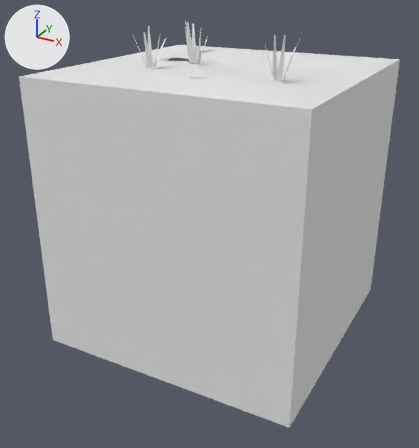
An edit to the FBX model Assets/Tiles/Blend/Blend Grass Dark 4.fbx, drawn before and after from the same camera.
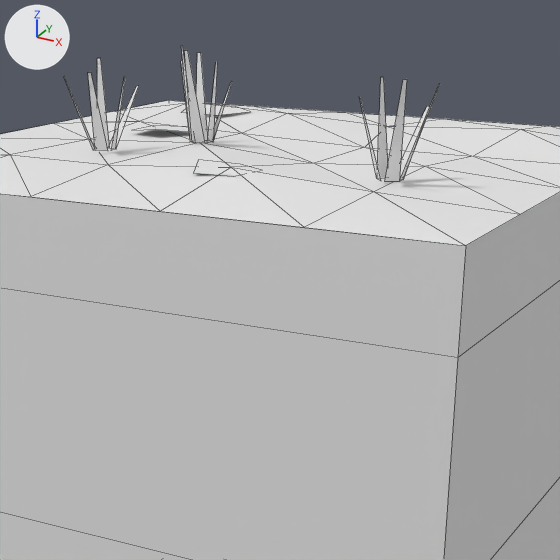
Each version appears first whole from a 50 mm lens placed at (1.94, -3.78, 1.69), pointed at (-0.04, -0.17, -0.11), and next in a close-up on the part from 25% to 84% of the width and 0% to 56% of the height. The axes (+X, +Y, +Z) are drawn at upper left. The lights are the same throughout. The last two pictures show the newer version. The close-ups show mesh edges as thin lines. Where no turn or scale is listed for an object, it has been applied to the vertices. Vertices at exactly the same position are counted once.

The scene before the commit, as lines of its bpy script (objects in view):
```python
me_blend_grass_dark_4 = bpy.data.meshes.new('Blend Grass Dark 4')
me_blend_grass_dark_4.from_pydata(...)  # 127 vertices, 82 faces; spans x -1.0..1.0, y -1.0..1.0, z -1.0..1.37
me_blend_grass_dark_4.materials.append(mat_tileworld_tiles)  # its picture is missing
ob_blend_grass_dark_4 = bpy.data.objects.new('Blend Grass Dark 4', me_blend_grass_dark_4)
ob_blend_grass_dark_4.location = (0.0, 0.0, 0.0)
```
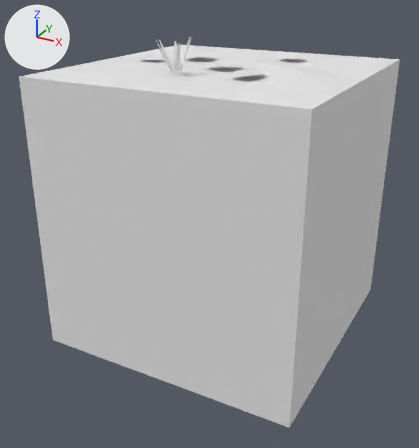
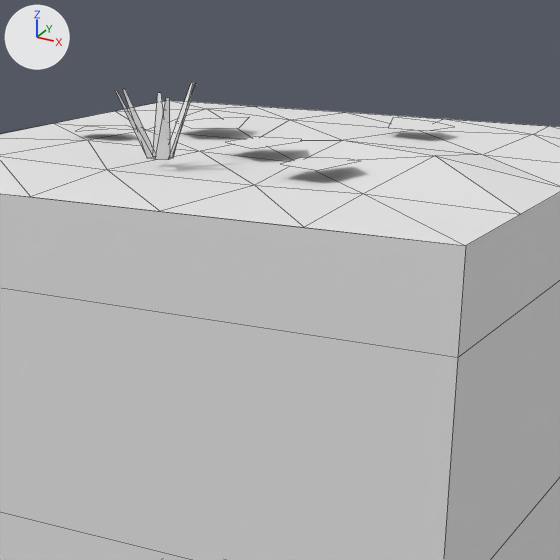
Changed parts and their boxes [x1, y1, x2, y2] in the close-ups (560 x 560 px; the box of a moved part takes in the faces that stretch with it):
'Blend Grass Dark 4', reshaped: before [0, 46, 560, 560]; after [0, 83, 560, 560]
part 1 of me_blend_grass_dark_4, moved or reshaped: before [136, 126, 189, 132]; after [388, 117, 453, 131]
part 2 of me_blend_grass_dark_4, deleted: before [64, 77, 440, 182]
part 3 of me_blend_grass_dark_4, moved or reshaped: before [0, 46, 560, 245]; after [0, 83, 560, 245]

The change in detail:
me_blend_grass_dark_4 is used by ob_blend_grass_dark_4; location (0.0, 0.0, 0.0).
me_blend_grass_dark_4 had 127 vertices, 82 faces and spanned x -1.0..1.0, y -1.0..1.0, z -1.0..1.37.
me_blend_grass_dark_4 now has 97 vertices, 74 faces and spans x -1.0..1.0, y -1.0..1.0, z -1.0..1.3.
me_blend_grass_dark_4 part 1: the loose piece of 5 vertices spanning x -0.47..-0.27, y -0.13..0.07, z 1.09..1.11 is turned -126.7 degrees about the z axis through its middle and scaled by 1.08, then moved by (0.68, 0.49, 0.0).
me_blend_grass_dark_4 part 2: 8 loose pieces with 33 vertices, spanning x -0.44..0.73, y -0.7..-0.32, z 1.09..1.36, are deleted.
Part 3, on me_blend_grass_dark_4:
6 vertices are removed from x -0.39..-0.29, y -0.58..-0.39, z 1.09..1.34.
3 faces are deleted.
4 vertices in x -0.2..-0.13, y -0.21..-0.15, z 1.09 move by (0.06, -0.33, 0.0).
3 vertices in x -0.19..-0.12, y -0.19..-0.15, z 1.09 move by (0.05, -0.33, 0.0).
44 vertices move from x -0.65..0.62, y -0.64..0.62, z 1.05..1.37 to x -0.62..0.65, y -0.64..0.65, z 1.05..1.3.
9 vertices are added at x -0.66..0.47, y -0.5..0.0, z 1.09..1.11.
3 new faces join them.
